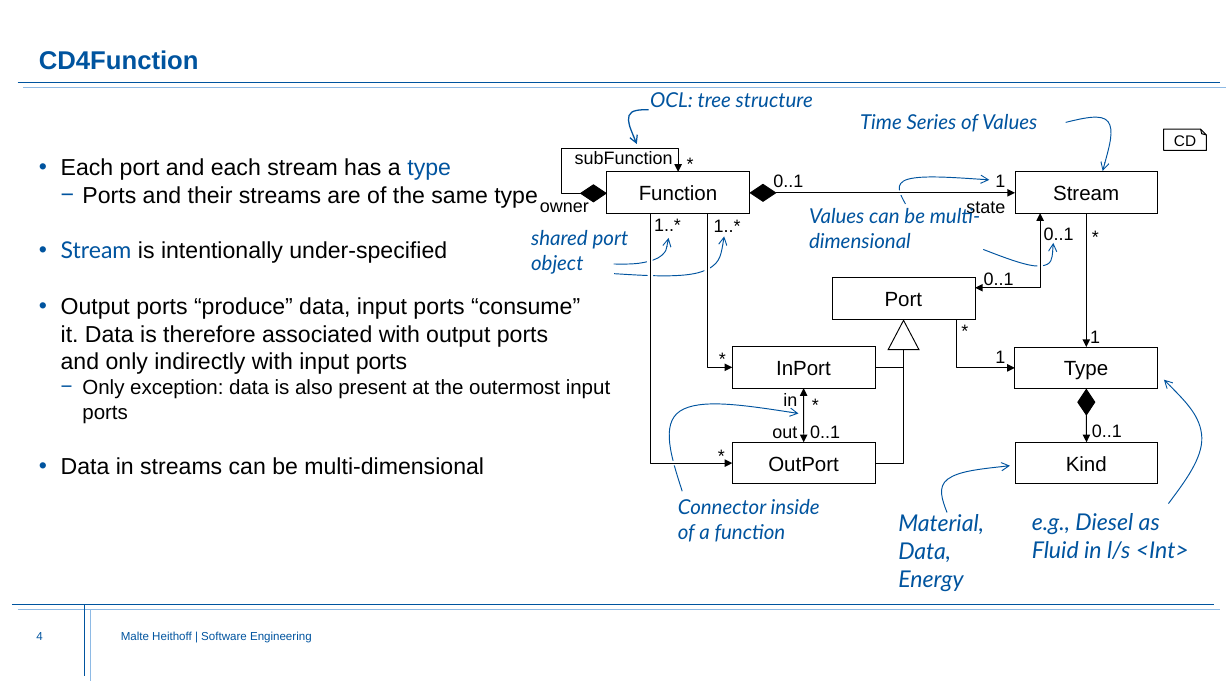
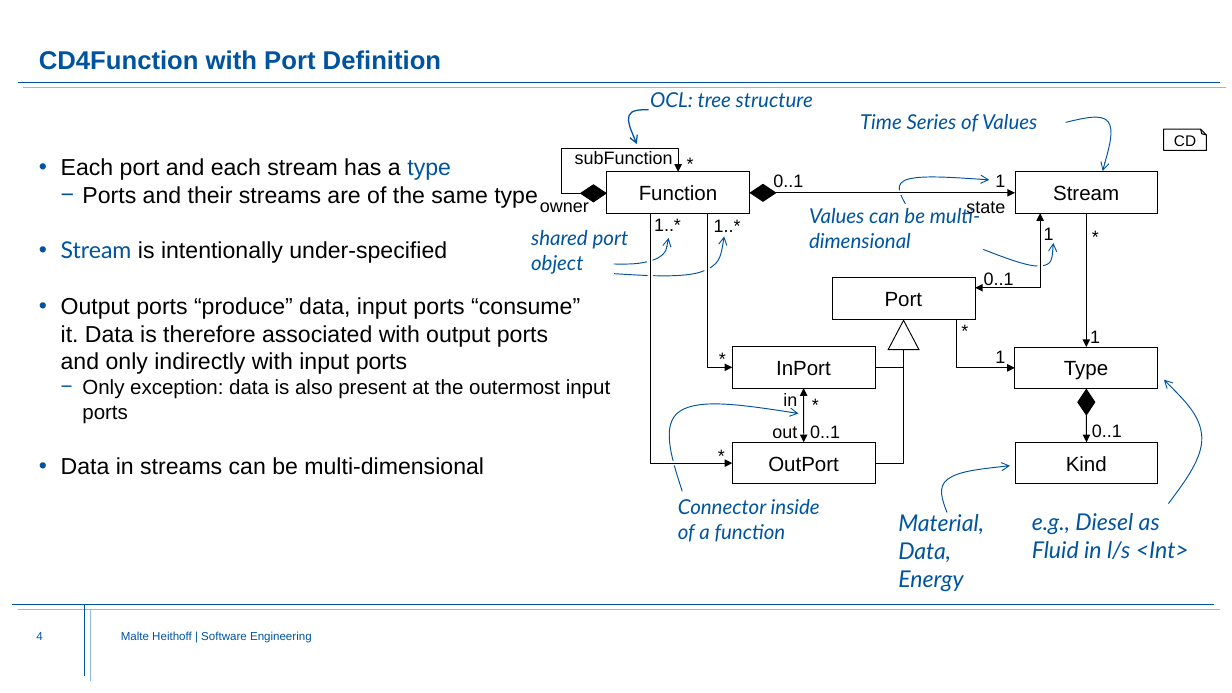
Before and after one commit to Fishi2402/montigem, a slide deck: slide 4 of products/syse_functions/doc/FunctionStructure.Explanation.pptx. Drawn at 1232x693 pixels with LibreOffice and Linux fonts; fonts in the diff are those of the drawing; background and template pictures are left out. Boxes give left, top, right and bottom in pixels: in the first picture for what was removed or moved away, otherwise in the second. Text is boxed around its words. In the diff, an @@ line names an element or a change of style, - is before the commit and + after.

```diff
--- a/products/syse_functions/doc/FunctionStructure.Explanation.pptx
+++ b/products/syse_functions/doc/FunctionStructure.Explanation.pptx
@@ title at (39, 50, 441, 70): text changed @@
-CD4Function
+CD4Function with Port Definition
@@ text at (1044, 227, 1054, 244): text changed @@
-0..1
+1
```
Also in this commit, not shown: 5 other slides changed, 4 slides added, 2 other files.
